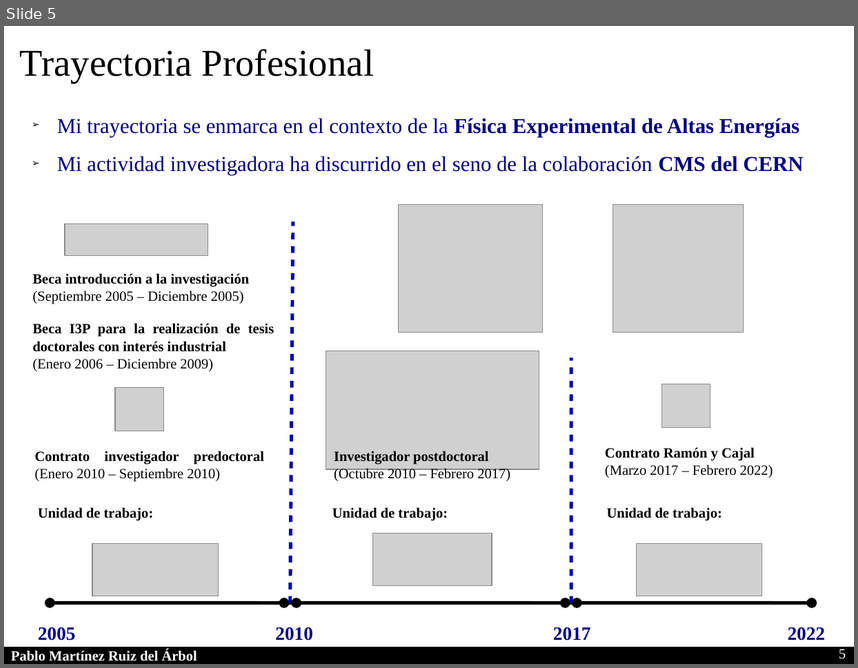
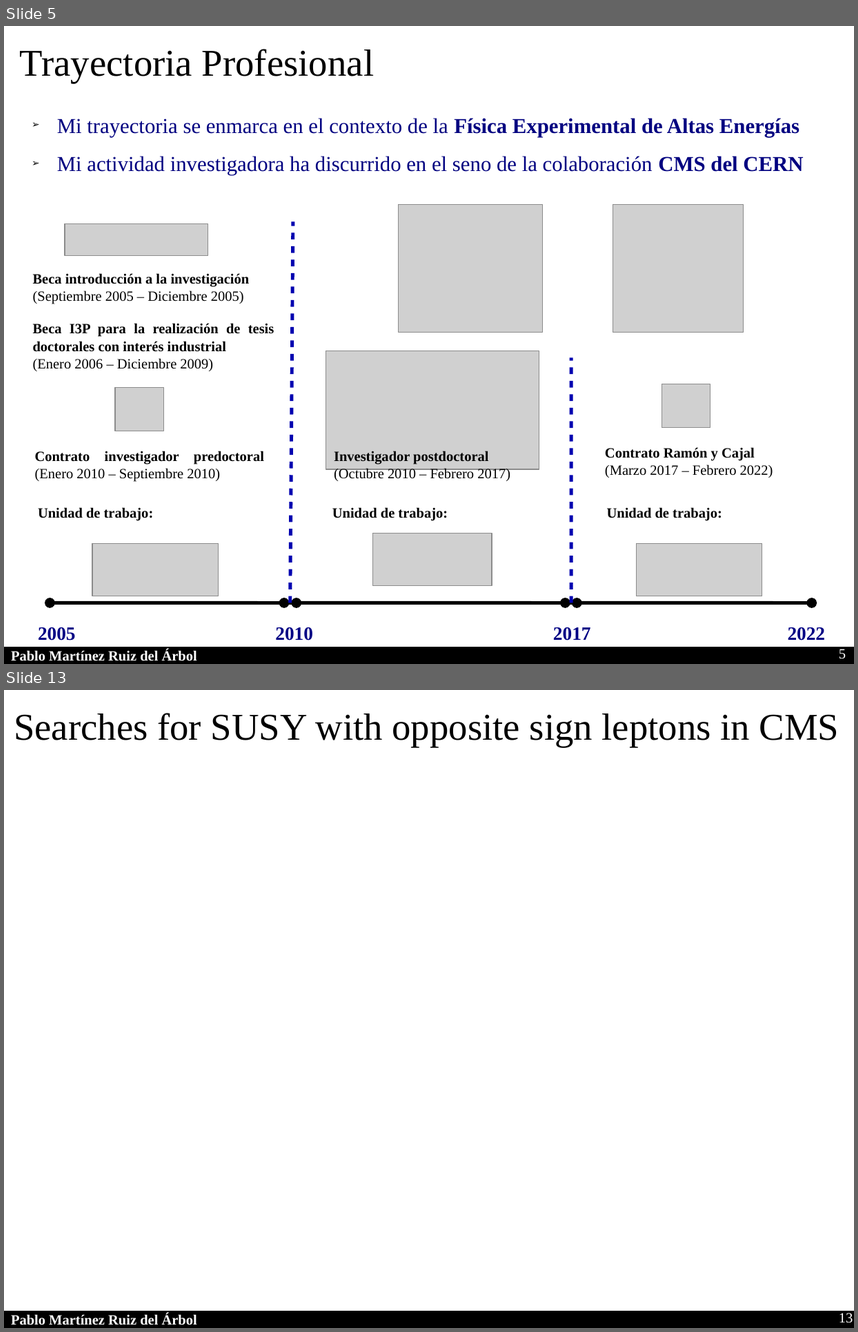
Before and after one commit to parbol/Plaza, a slide deck: Presentacion/Presentacion.odp. Shown one above the other, each under a label of ours: slide 5 before the commit, slides 5 and 13 after it; the slides between them are not shown. The pictures are 858x668 and 858x1332 pixels, drawn with LibreOffice and Linux fonts; fonts in the diff are those of the drawing; grey boxes stand for pictures. Boxes give left, top, right and bottom in pixels: in the first picture for what was removed or moved away, otherwise in the second. Text is boxed around its words. In the diff, an @@ line names an element or a change of style, - is before the commit and + after.

```diff
--- a/Presentacion/Presentacion.odp
+++ b/Presentacion/Presentacion.odp
@@ slide 13 added at (4,690,854,1328), background #FFFFFF; not listed: 2 template elements that a slide beside it also shows @@
@@ text added at (14,713,840,747), 32 pt, text #000000 @@
+Searches for SUSY with opposite sign leptons in CMS
@@ page number added at (839,1312,853,1323), 12 pt, text #FFFFFF @@
+13
```
Also in this commit, not shown: 4 slides changed, 4 other slides added, 2 slides removed.
